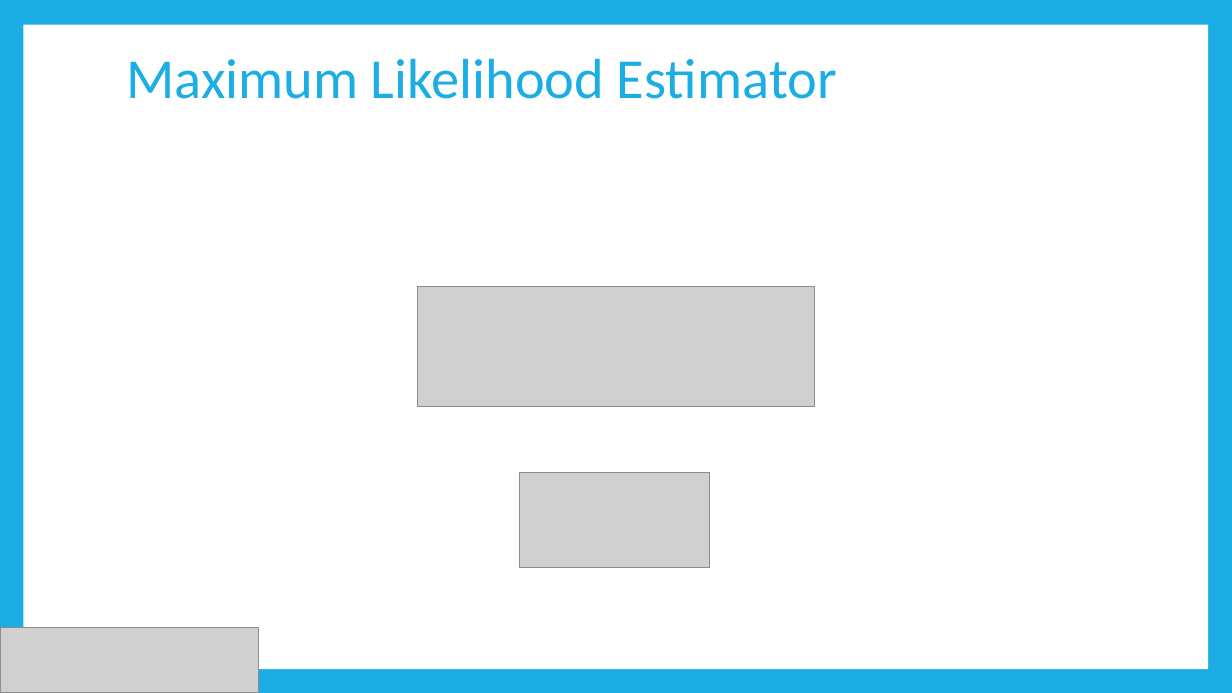
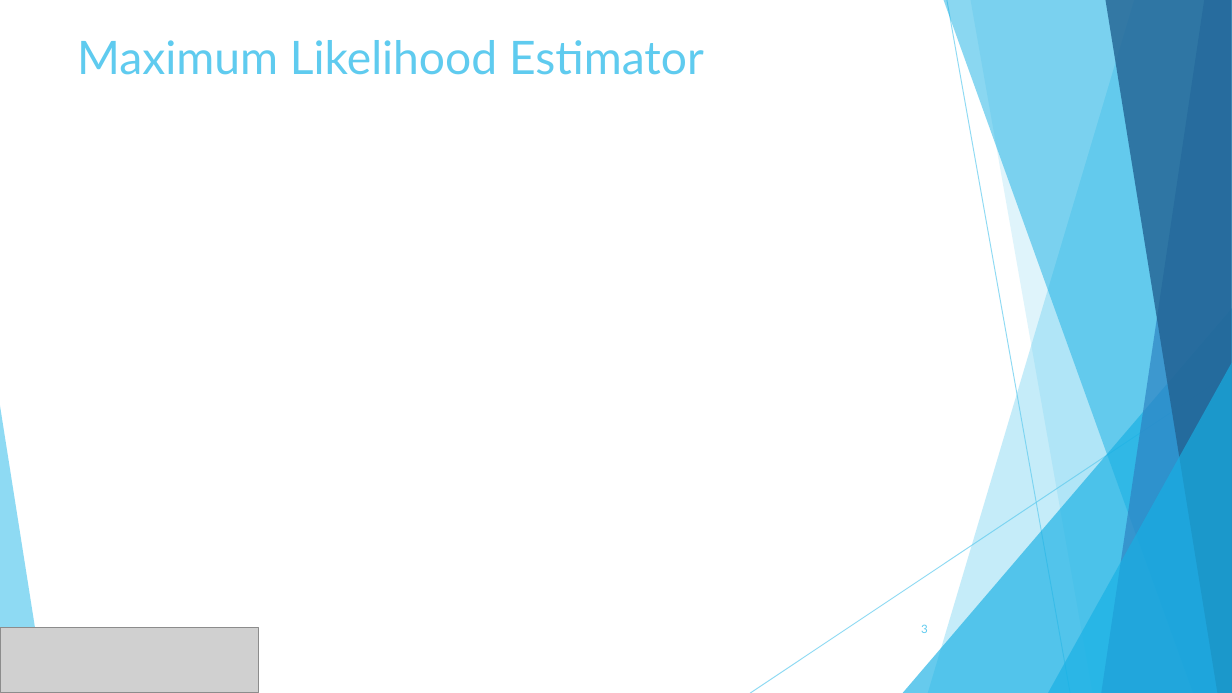
Before and after one commit to dsasson48/estimators_222, a slide deck: slide 3 of 222_presentation.pptx. Drawn at 1232x693 pixels with LibreOffice and Linux fonts; fonts in the diff are those of the drawing; grey boxes stand for pictures. Boxes give left, top, right and bottom in pixels: in the first picture for what was removed or moved away, otherwise in the second. Text is boxed around its words. In the diff, an @@ line names an element or a change of style, - is before the commit and + after.

```diff
--- a/222_presentation.pptx
+++ b/222_presentation.pptx
@@ background #1CADE4 to #FFFFFF @@
@@ rectangle removed at bbox=[23, 25, 1208, 669] @@
@@ title "Maximum Likelihood Estimator": place and size @@
-title "Maximum Likelihood Estimator" at bbox=[126, 58, 837, 99]
+title "Maximum Likelihood Estimator" at bbox=[77, 40, 704, 75]
@@ title "Maximum Likelihood Estimator" at bbox=[77, 40, 704, 75]: size 44 to 36 pt, font Calibri to Lato, text colour #1CADE4 to #5FCBEF; line spacing 0.9 to 1; vertical alignment middle to top @@
@@ picture removed at bbox=[418, 287, 814, 406] @@
@@ group added at bbox=[0, 0, 1232, 693]: 5 freeform shapes, 3 triangles, 2 lines @@
@@ picture removed at bbox=[519, 472, 709, 567] @@
@@ page number added at bbox=[921, 624, 928, 633], 9 pt, text #5FCBEF @@
+3
```
Also in this commit, not shown: 12 other slides changed, 1 slide added, 1 slide removed.
